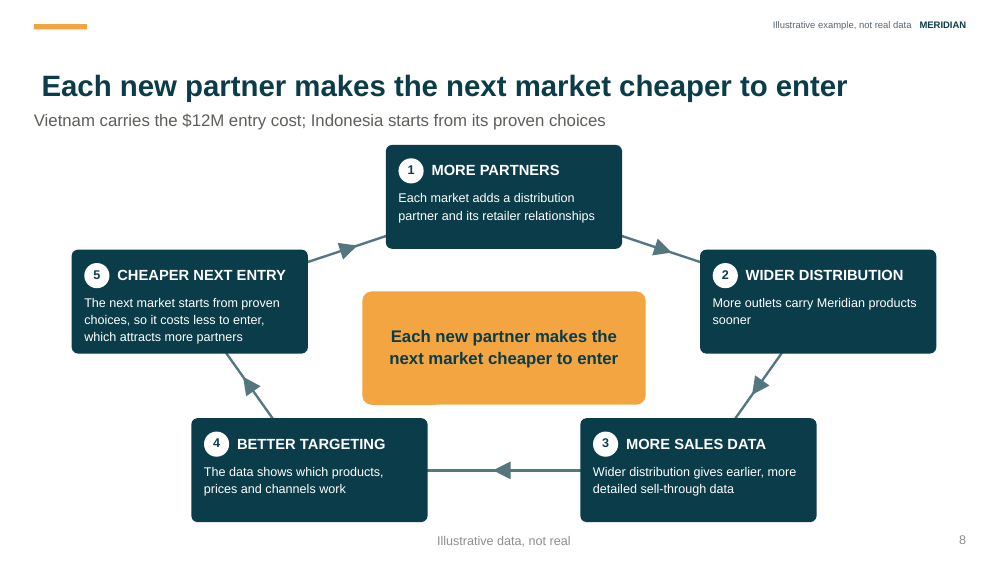
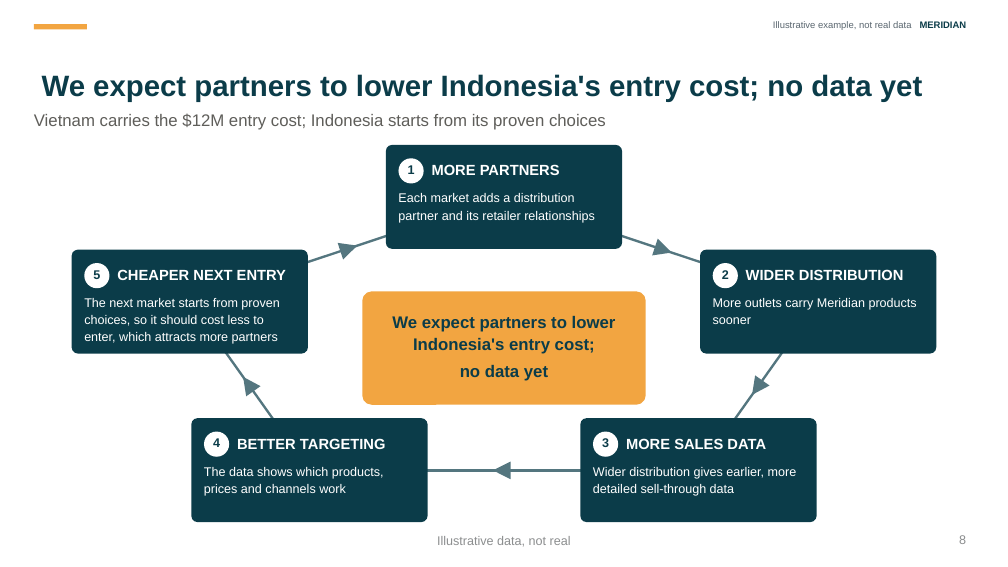
Before and after one commit to mperaltajr/skills, a slide deck: slide 8 of Slide-Lab-Example-Deck.pptx. Drawn at 1008x567 pixels with LibreOffice and Linux fonts; fonts in the diff are those of the drawing. Boxes give left, top, right and bottom in pixels: in the first picture for what was removed or moved away, otherwise in the second. Text is boxed around its words. In the diff, an @@ line names an element or a change of style, - is before the commit and + after.

```diff
--- a/Slide-Lab-Example-Deck.pptx
+++ b/Slide-Lab-Example-Deck.pptx
@@ title at bbox=[42, 74, 922, 102]: text changed @@
-Each new partner makes the next market cheaper to enter
+We expect partners to lower Indonesia's entry cost; no data yet
@@ text at bbox=[84, 298, 279, 344]: text changed @@
-The next market starts from proven choices, so it costs less to enter, which attracts more partners
+The next market starts from proven choices, so it should cost less to enter, which attracts more partners
@@ text at bbox=[392, 316, 616, 354]: text changed @@
-Each new partner makes the next market cheaper to enter
+We expect partners to lower Indonesia's entry cost;
@@ text added at bbox=[460, 365, 548, 381], 16 pt, text #0B3C49, bold @@
+no data yet
```
Also in this commit, not shown: 9 other files.
